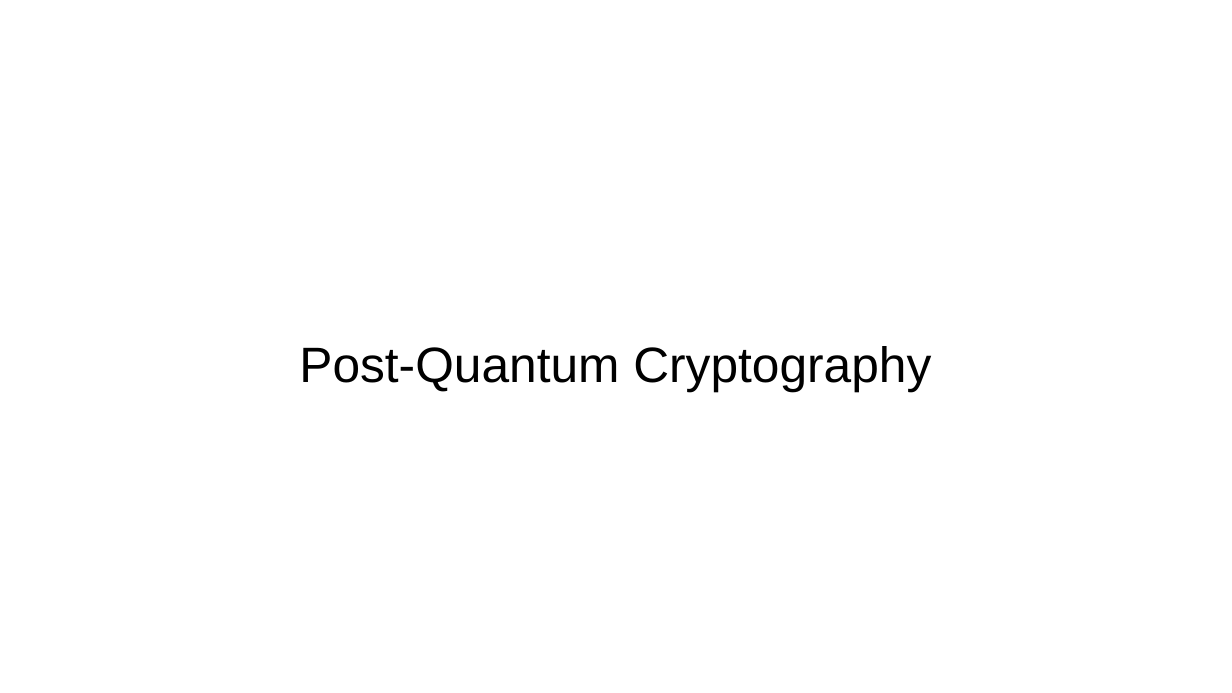
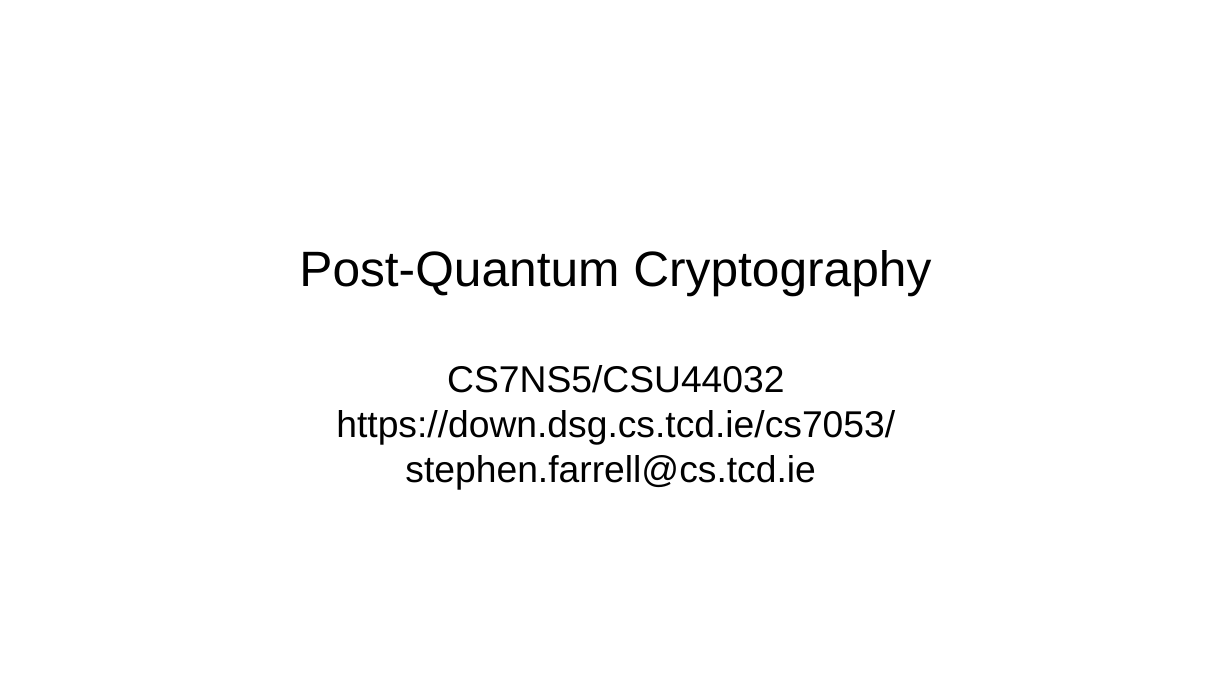
Before and after one commit to sftcd/cs7053, a slide deck: slide 1 of 2023lectures/05-pqc.odp. Drawn at 1232x693 pixels with LibreOffice and Linux fonts; fonts in the diff are those of the drawing. Boxes give left, top, right and bottom in pixels: in the first picture for what was removed or moved away, otherwise in the second. Text is boxed around its words. In the diff, an @@ line names an element or a change of style, - is before the commit and + after.

```diff
--- a/2023lectures/05-pqc.odp
+++ b/2023lectures/05-pqc.odp
@@ subtitle at (336, 365, 895, 490): paragraphs added @@
+CS7NS5/CSU44032
+https://down.dsg.cs.tcd.ie/cs7053/
+stephen.farrell@cs.tcd.ie
```
Also in this commit, not shown: 9 other slides changed, 2 slides added, 2 slides removed, 8 other files.
